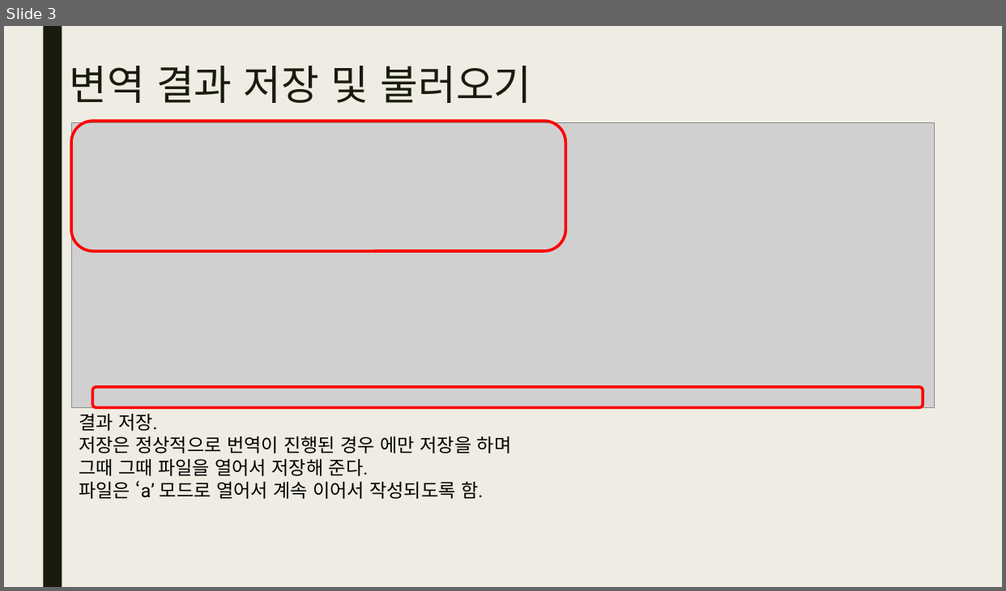
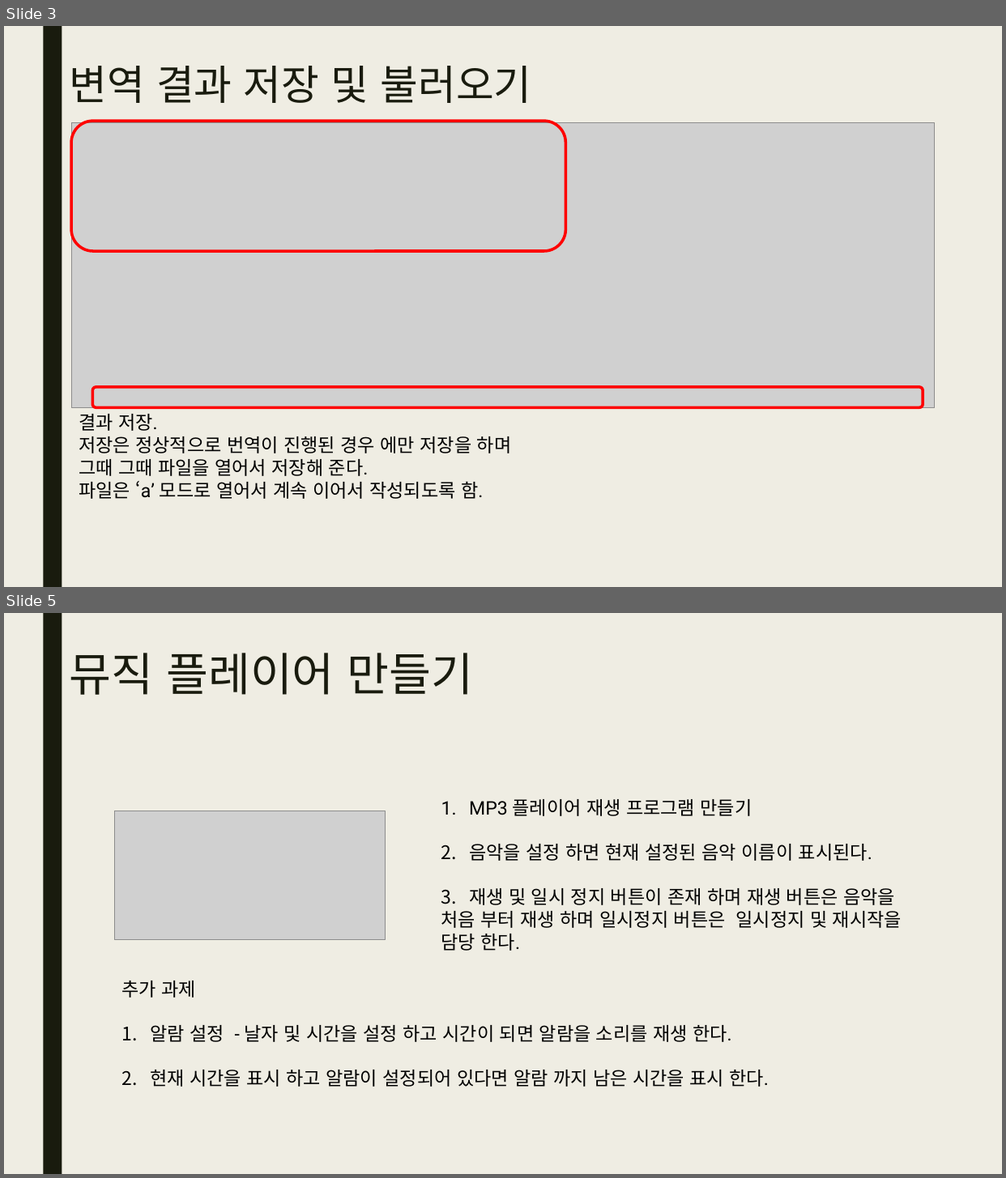
Before and after one commit to gomtings/JeoninHighSchool, a slide deck: 수업교제/python_calss10.pptx. Shown one above the other, each under a label of ours: slide 3 before the commit, slides 3 and 5 after it; the slides between them are not shown. The pictures are 1006x591 and 1006x1178 pixels, drawn with LibreOffice and Linux fonts; fonts in the diff are those of the drawing; grey boxes stand for pictures. Boxes give left, top, right and bottom in pixels: in the first picture for what was removed or moved away, otherwise in the second. Text is boxed around its words. In the diff, an @@ line names an element or a change of style, - is before the commit and + after.

```diff
--- a/수업교제/python_calss10.pptx
+++ b/수업교제/python_calss10.pptx
@@ slide 5 added at [4, 613, 1002, 1174], background #EFEDE3; not listed: 1 template element that a slide beside it also shows @@
@@ title added at [69, 653, 474, 695], 44 pt, text #191B0E @@
+뮤직 플레이어 만들기
@@ text added at [441, 799, 901, 951], 18 pt, text #000000 @@
+1. MP3 플레이어 재생 프로그램 만들기
+2. 음악을 설정 하면 현재 설정된 음악 이름이 표시된다.
+3. 재생 및 일시 정지 버튼이 존재 하며 재생 버튼은 음악을
+처음 부터 재생 하며 일시정지 버튼은 일시정지 및 재시작을 담당 한다.
@@ picture added at [115, 811, 386, 940] @@
@@ text added at [122, 981, 769, 1087], 18 pt, text #000000 @@
+추가 과제
+1. 알람 설정 - 날자 및 시간을 설정 하고 시간이 되면 알람을 소리를 재생 한다.
+2. 현재 시간을 표시 하고 알람이 설정되어 있다면 알람 까지 남은 시간을 표시 한다.
```
Also in this commit, not shown: 1 slide changed, 2 other files.
